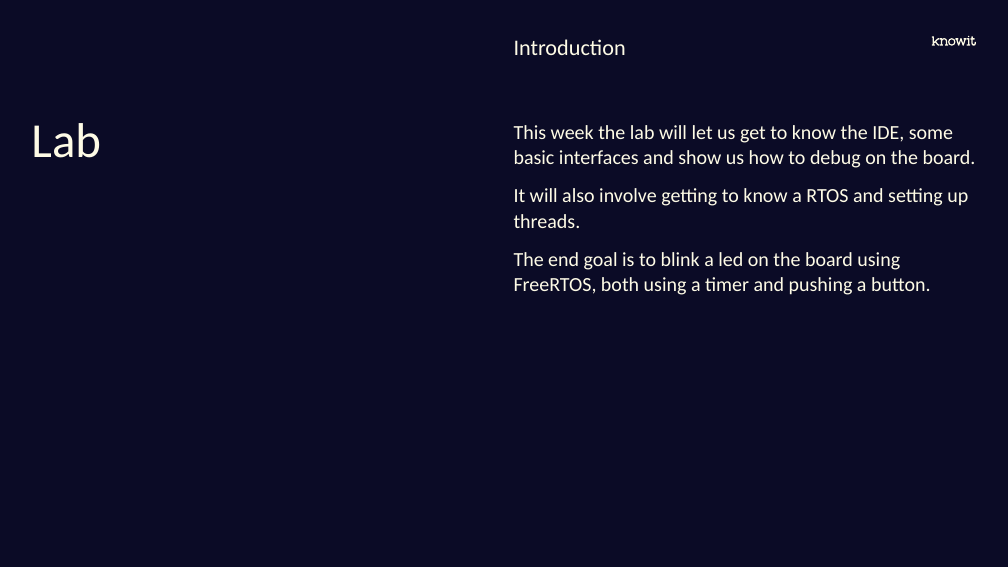
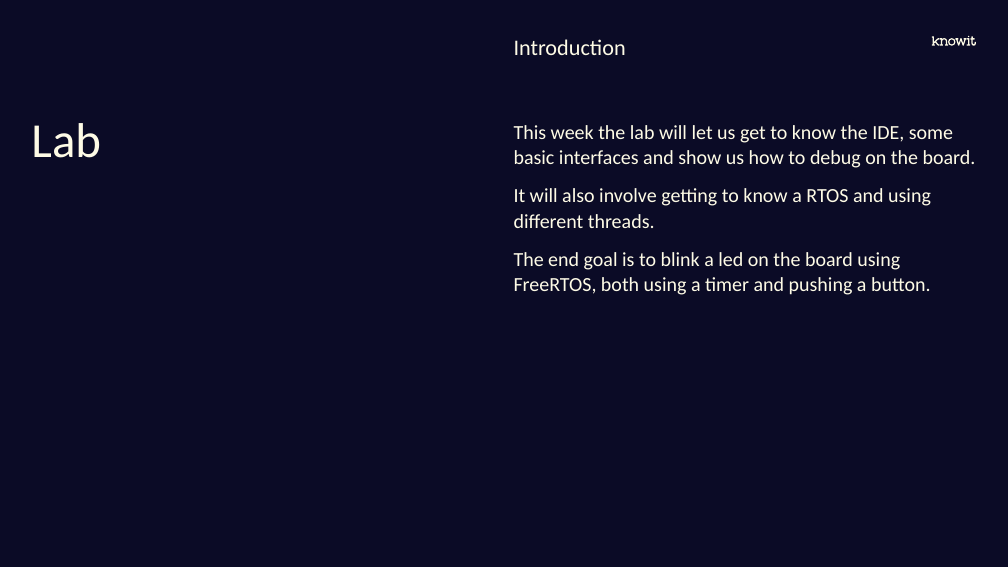
Before and after one commit to joelstr/knowit-embedded-academy, a slide deck: slide 12 of Introduction/Embedded academy - Intro.pptx. Drawn at 1008x567 pixels with LibreOffice and Linux fonts; fonts in the diff are those of the drawing; background and template pictures are left out. Boxes give left, top, right and bottom in pixels: in the first picture for what was removed or moved away, otherwise in the second. Text is boxed around its words. In the diff, an @@ line names an element or a change of style, - is before the commit and + after.

```diff
--- a/Introduction/Embedded academy - Intro.pptx
+++ b/Introduction/Embedded academy - Intro.pptx
@@ text at <box>514,188,931,228</box>: text changed @@
-It will also involve getting to know a RTOS and setting up threads.
+It will also involve getting to know a RTOS and using different threads.
```
Also in this commit, not shown: 2 other slides changed, 3 slides added, 1 slide removed.
